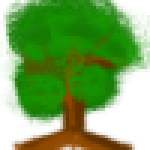
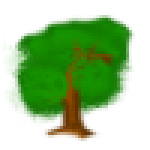
Revision of a layered w=150, h=150 image; what changed, layer by layer:
painted on "Layer #1" over [0, 0, 150, 114]
painted on "Layer" over [6, 33, 147, 150]
painted on "Layer #2" over [0, 0, 150, 129]
